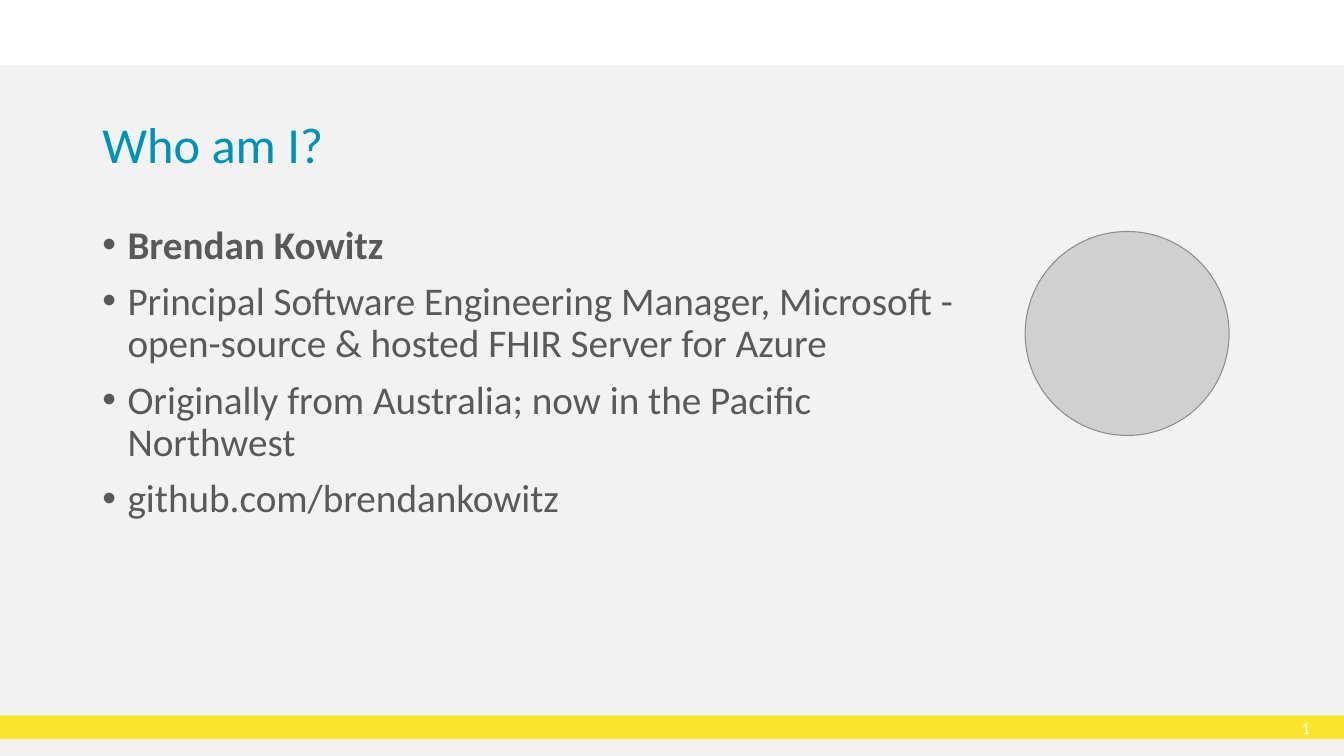
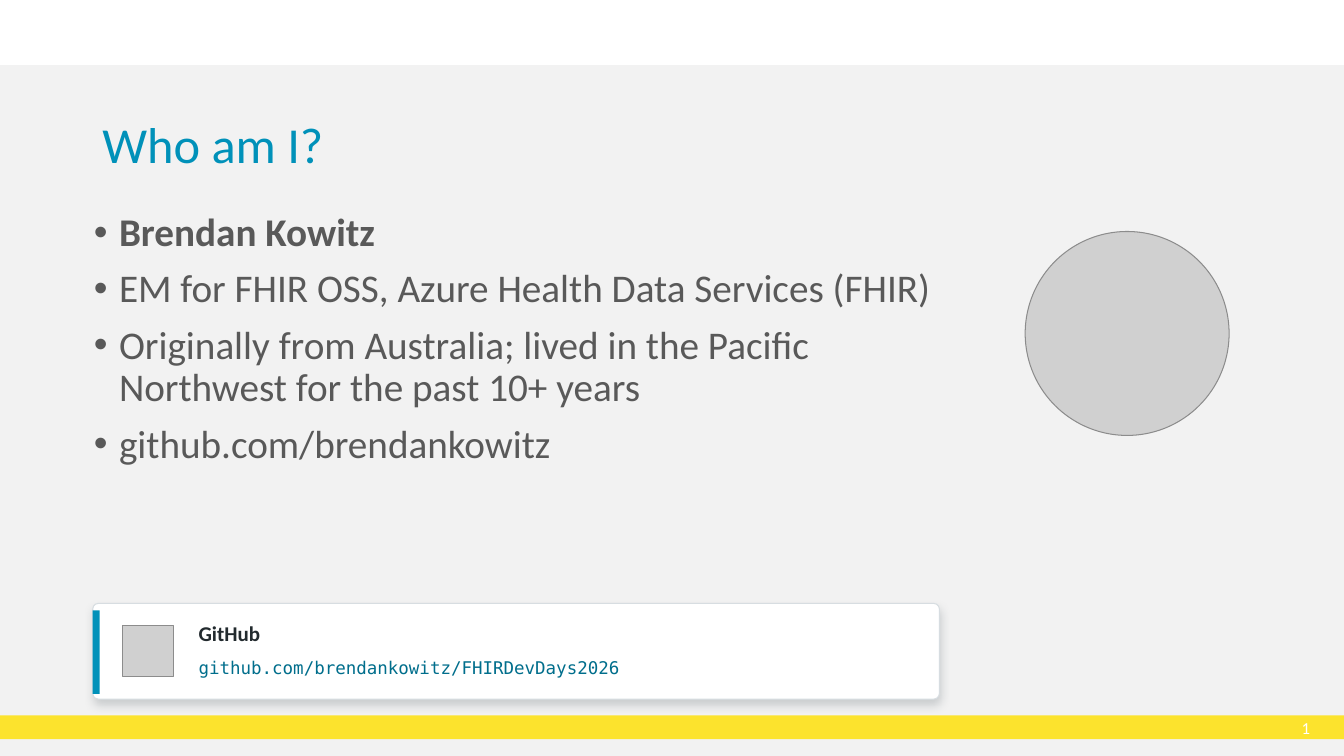
Before and after one commit to brendankowitz/FHIRDevDays2026, a slide deck: slide 2 of talks/talk2-fhir-fakes/DD26_CT_260617_Brendan-Kowitz_FhirFakes-dotNET.pptx. Drawn at 1344x756 pixels with LibreOffice and Linux fonts; fonts in the diff are those of the drawing; grey boxes stand for pictures; background and template pictures are left out. Boxes give left, top, right and bottom in pixels: in the first picture for what was removed or moved away, otherwise in the second. Text is boxed around its words. In the diff, an @@ line names an element or a change of style, - is before the commit and + after.

```diff
--- a/talks/talk2-fhir-fakes/DD26_CT_260617_Brendan-Kowitz_FhirFakes-dotNET.pptx
+++ b/talks/talk2-fhir-fakes/DD26_CT_260617_Brendan-Kowitz_FhirFakes-dotNET.pptx
@@ text added at (x1=119, y1=218, x2=930, y2=465), 28 pt, text #595959 @@
+• Brendan Kowitz
+• EM for FHIR OSS, Azure Health Data Services (FHIR)
+• Originally from Australia; lived in the Pacific Northwest for the past 10+ years
+• github.com/brendankowitz
@@ text removed at (x1=128, y1=231, x2=932, y2=519) @@
-• Brendan Kowitz
-• Principal Software Engineering Manager, Microsoft - open-source & hosted FHIR Server for Azure
-• Originally from Australia; now in the Pacific Northwest
-• github.com/brendankowitz
@@ rounded rectangle added at (x1=93, y1=604, x2=940, y2=700), fill #FFFFFF, outline #D7DDE1 0.75 pt @@
@@ rectangle added at (x1=93, y1=611, x2=100, y2=695), fill #0091B9 @@
@@ picture added at (x1=123, y1=626, x2=173, y2=677) @@
@@ text added at (x1=199, y1=626, x2=261, y2=641), 15 pt, text #222A2E, bold @@
+GitHub
@@ text added at (x1=199, y1=660, x2=620, y2=678), 12.5 pt, text #006E8C @@
+github.com/brendankowitz/FHIRDevDays2026
```
Also in this commit, not shown: 11 other slides changed, 4 slides added, 2 slides removed, 13 other files.
